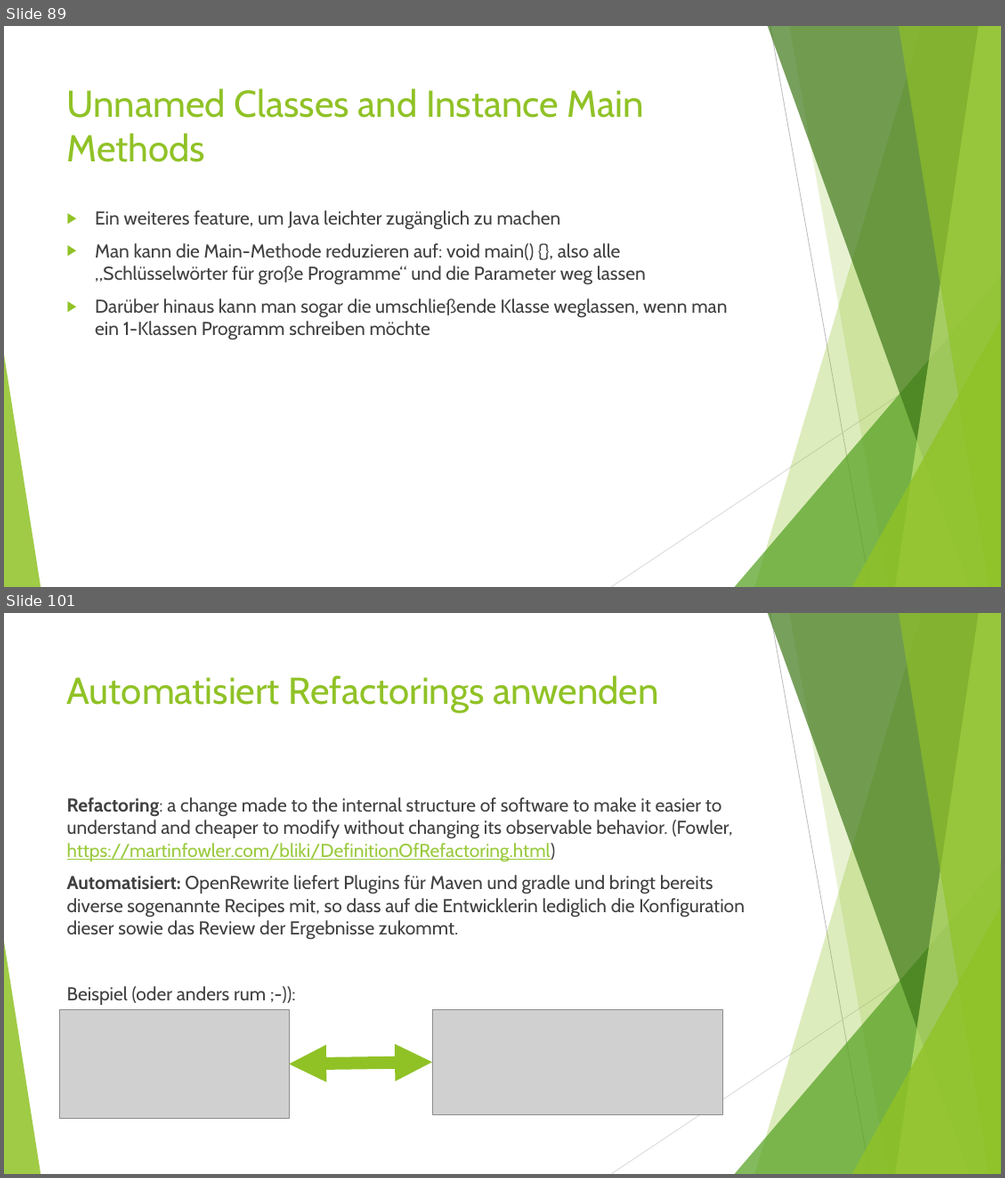
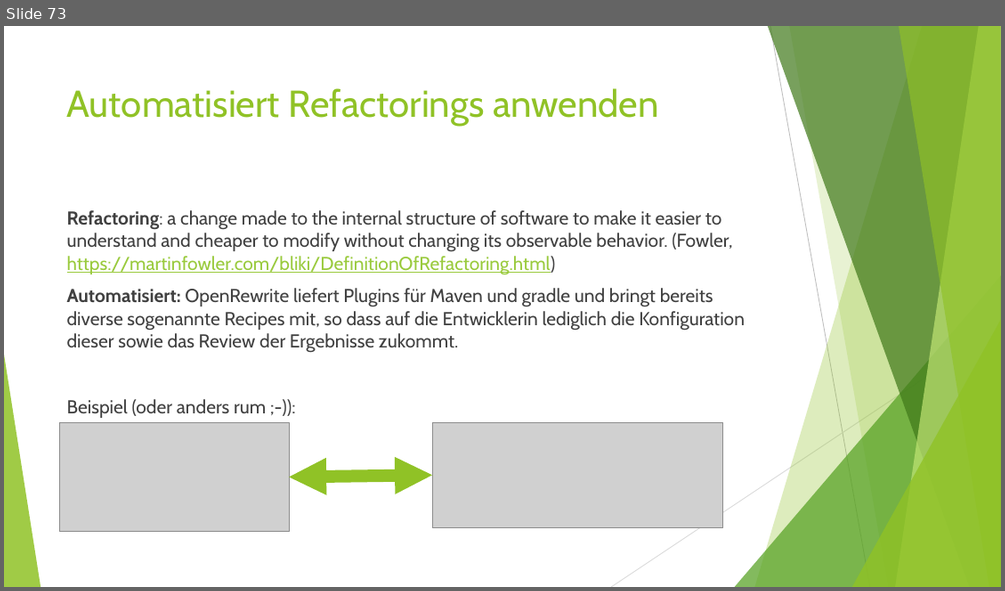
Before and after one commit to MichaelZett/20250210_java_12_17, a slide deck: Neuerungen_Java_12_17.pptx. Shown one above the other, each under a label of ours: slides 89 and 101 before the commit, slide 73 after it; the slides between them are not shown. The pictures are 1005x1178 and 1005x591 pixels, drawn with LibreOffice and Linux fonts; fonts in the diff are those of the drawing; grey boxes stand for pictures. Boxes give left, top, right and bottom in pixels: in the first picture for what was removed or moved away, otherwise in the second. Text is boxed around its words. In the diff, an @@ line names an element or a change of style, - is before the commit and + after.

```diff
--- a/Neuerungen_Java_12_17.pptx
+++ b/Neuerungen_Java_12_17.pptx
@@ slide 89 removed at <box>4,26,1001,587</box>, background #FFFFFF; not listed: 10 template elements that a slide beside it also shows @@
@@ title removed at <box>67,88,644,162</box> @@
-Unnamed Classes and Instance Main Methods
@@ text removed at <box>95,210,727,339</box> @@
-▶ Ein weiteres feature, um Java leichter zugänglich zu machen
-▶ Man kann die Main-Methode reduzieren auf: void main() {}, also alle „Schlüsselwörter für große Programme“ und die Parameter weg lassen
-▶ Darüber hinaus kann man sogar die umschließende Klasse weglassen, wenn man ein 1-Klassen Programm schreiben möchte
@@ what was slide 101 is now slide 73 @@
```
Also in this commit, not shown: 20 slides changed, 27 other slides removed, 7 other files.
